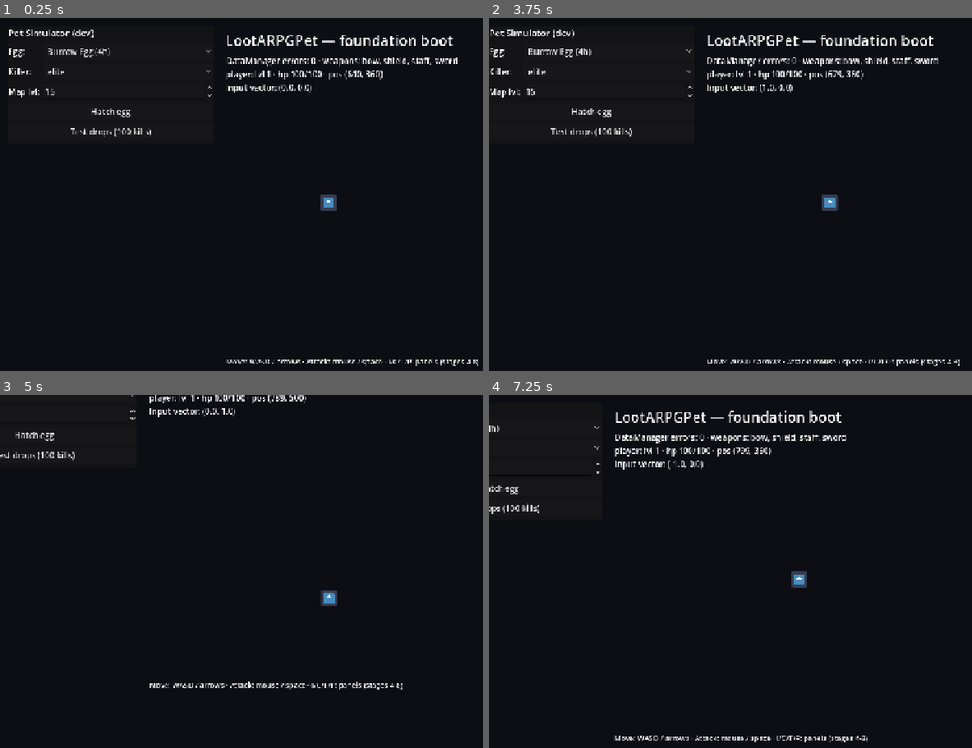
Above: before the commit, frames 1-4 (two rows, left to right).
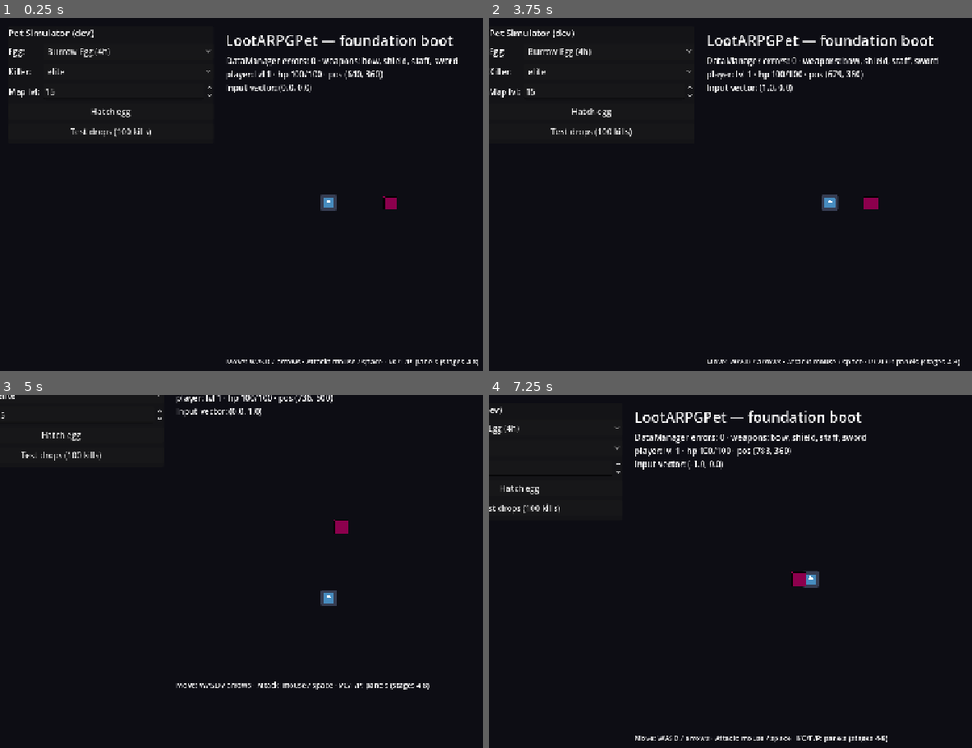
Above: after the commit, the same moments.

Repository: ben-kodbiz/godot_diablo
Game: Godot game, scene res://scenes/main/Main.tscn
The game is run twice, just before and just after one commit, with the same random seed, the same clock (stepped at 60 frames per second) and the same inputs. The engine's default icon, where the game draws it, is replaced by a stand-in: a white triangle on a blue panel in a dark square.
Inputs (mouse positions are in pixels of both pictures, inside the frame that each line leads up to):
- Up to frame 1 (0.25 s): no input
- Up to frame 2 (3.75 s): click "Burrow Egg (4h)" at 0.5 s; click "elite" at 1.25 s; click "Hatch egg" at 2 s; click "Test drops (100 kills)" at 2.75 s; tap Enter at 3.5 s; move the mouse to (962, 183) at 3.52 s; hold D (move_right) from 3.53 s (still down); click (962, 183) at 3.6 s
- Up to frame 3 (5 s): move the mouse to (198, 599) at 4.27 s; release D (move_right) at 4.28 s; hold S (move_down) from 4.28 s (still down); click (198, 599) at 4.35 s
- Up to frame 4 (7.25 s): move the mouse to (885, 497) at 5.02 s; release S (move_down) at 5.03 s; hold D (move_right) 5.03-5.78 s; click (885, 497) at 5.1 s; move the mouse to (783, 652) at 5.77 s; hold W (move_up) 5.78-6.53 s; click (783, 652) at 5.85 s; move the mouse to (outside the picture) at 6.52 s; hold A (move_left) from 6.53 s (still down); click (outside the picture) at 6.6 s

The runs differ from the first frame. In frame 1, less than 0.1% of the frame differs, in the area x 79-83%, y 50-55%; in frame 2, 0.1%; in frame 3, 1.9%; in frame 4, 3.7%, in the area x 0-83%, y 3-99%.

Commit message:
Combat scene integration: enemy, basic attack, kill→XP→drop flow

Diff:
--- /dev/null
+++ b/data/balance/combat.json
@@ -0,0 +1,24 @@
+{
+  "_schema_version": 1,
+  "crit": { "base_mult": 2.0 },
+  "armor": { "constant": 100.0 },
+  "variance": { "range": 0.1 },
+  "limits": { "min_damage": 1 },
+  "player_basic": {
+    "base_damage": 10.0,
+    "str_mult": 2.0,
+    "range_px": 48.0,
+    "cooldown_sec": 0.5
+  },
+  "enemy_scaling": {
+    "hp_per_level": 0.15,
+    "dmg_per_level": 0.08,
+    "xp_per_level": 0.1
+  },
+  "enemy_ai": {
+    "move_speed": 60.0,
+    "aggro_range": 300.0,
+    "hit_range": 30.0,
+    "contact_cooldown": 1.0
+  }
+}
--- a/data/enemies/enemies.json
+++ b/data/enemies/enemies.json
@@ -9,7 +9,12 @@
     "damage": 5,
     "armor": 0,
     "xp": 8,
-    "loot_table": "forest_common"
+    "loot_table": "forest_common",
+    "tint": [
+      0.3,
+      0.9,
+      0.3
+    ]
   },
   "forest_goblin": {
     "id": "forest_goblin",
@@ -20,7 +25,12 @@
     "damage": 8,
     "armor": 2,
     "xp": 10,
-    "loot_table": "forest_common"
+    "loot_table": "forest_common",
+    "tint": [
+      0.55,
+      0.8,
+      0.3
+    ]
   },
   "dire_wolf": {
     "id": "dire_wolf",
@@ -31,7 +41,12 @@
     "damage": 12,
     "armor": 3,
     "xp": 16,
-    "loot_table": "forest_common"
+    "loot_table": "forest_common",
+    "tint": [
+      0.5,
+      0.5,
+      0.6
+    ]
   },
   "goblin_brute": {
     "id": "goblin_brute",
@@ -42,7 +57,12 @@
     "damage": 18,
     "armor": 6,
     "xp": 45,
-    "loot_table": "forest_elite"
+    "loot_table": "forest_elite",
+    "tint": [
+      0.85,
+      0.45,
+      0.2
+    ]
   },
   "troll_shaman": {
     "id": "troll_shaman",
@@ -53,7 +73,12 @@
     "damage": 24,
     "armor": 4,
     "xp": 70,
-    "loot_table": "forest_elite"
+    "loot_table": "forest_elite",
+    "tint": [
+      0.6,
+      0.35,
+      0.85
+    ]
   },
   "forest_guardian": {
     "id": "forest_guardian",
@@ -75,6 +100,11 @@
         "health_threshold": 50,
         "behavior": "enraged"
       }
+    ],
+    "tint": [
+      0.9,
+      0.2,
+      0.45
     ]
   }
 }
--- /dev/null
+++ b/scenes/enemies/Enemy.tscn
@@ -0,0 +1,21 @@
+[gd_scene load_steps=4 format=3]
+
+[ext_resource type="Script" path="res://scripts/enemies/Enemy.gd" id="1"]
+
+[sub_resource type="PlaceholderTexture2D" id="PlaceholderTexture2D_1"]
+size = Vector2(28, 28)
+
+[sub_resource type="CircleShape2D" id="CircleShape2D_1"]
+radius = 11.0
+
+[node name="Enemy" type="CharacterBody2D"]
+collision_layer = 2
+collision_mask = 1
+script = ExtResource("1")
+
+[node name="Sprite2D" type="Sprite2D" parent="."]
+modulate = Color(0.9, 0.3, 0.3, 1)
+texture = SubResource("PlaceholderTexture2D_1")
+
+[node name="CollisionShape2D" type="CollisionShape2D" parent="."]
+shape = SubResource("CircleShape2D_1")
--- a/scenes/player/Player.tscn
+++ b/scenes/player/Player.tscn
@@ -8,6 +8,8 @@
 radius = 12.0
 
 [node name="Player" type="CharacterBody2D"]
+collision_layer = 1
+collision_mask = 2
 script = ExtResource("1")
 
 [node name="Sprite2D" type="Sprite2D" parent="."]
--- a/scripts/character/Player.gd
+++ b/scripts/character/Player.gd
@@ -7,11 +7,14 @@
 
 const InventoryManager = preload("res://scripts/inventory/InventoryManager.gd")
 const EquipmentManager = preload("res://scripts/equipment/EquipmentManager.gd")
+const DamageCalculator = preload("res://scripts/combat/DamageCalculator.gd")
 
 var stats: Node
 var inventory: RefCounted
 var equipment: RefCounted
 var _move_base := 200.0
+var _facing := Vector2.RIGHT
+var _attack_cd := 0.0
 
 
 func _ready() -> void:
@@ -31,8 +34,56 @@
 func _physics_process(_delta: float) -> void:
 	# InputMap actions only — no hard-coded keys (spec #65).
 	var dir := Input.get_vector("move_left", "move_right", "move_up", "move_down")
+	if dir != Vector2.ZERO:
+		_facing = dir.normalized()
+	_attack_cd = maxf(_attack_cd - _delta, 0.0)
 	velocity = dir * current_speed()
 	move_and_slide()
+	if Input.is_action_just_pressed("attack"):
+		try_attack()
+
+
+func set_facing(dir: Vector2) -> void:
+	if dir != Vector2.ZERO:
+		_facing = dir.normalized()
+
+
+## Basic melee swing: hits enemies (layer 2) within range in facing arc.
+## Returns per-enemy DamageResults ({} when on cooldown). Skill/weapon
+## execution integration arrives later; this is the basic attack only.
+func try_attack() -> Array:
+	var dm := get_node_or_null("/root/DataManager")
+	if dm == null or stats == null:
+		return []
+	var bal: Dictionary = dm.get_table("combat_balance")
+	var basic: Dictionary = bal.get("player_basic", {})
+	if _attack_cd > 0.0:
+		return []
+	_attack_cd = float(basic.get("cooldown_sec", 0.5))
+	var shape := CircleShape2D.new()
+	shape.radius = float(basic.get("range_px", 48.0))
+	var params := PhysicsShapeQueryParameters2D.new()
+	params.shape = shape
+	params.collision_mask = 2
+	params.exclude = [get_rid()]
+	params.transform = Transform2D(0.0, global_position + _facing * shape.radius * 0.5)
+	var hits: Array = get_world_2d().direct_space_state.intersect_shape(params)
+	var rng := get_node_or_null("/root/RNGManager")
+	var base: float = float(basic.get("base_damage", 10.0)) + stats.get_stat("str") * float(basic.get("str_mult", 2.0))
+	var out: Array = []
+	for hit in hits:
+		var collider: Variant = (hit as Dictionary).get("collider")
+		if collider is Node and (collider as Node).is_in_group("enemies") and (collider as Node).has_method("take_hit"):
+			var req := {
+				"base_damage": base, "damage_type": "physical",
+				"crit_chance_pct": stats.get_stat("critical_chance"),
+				"crit_damage_pct": stats.get_stat("critical_damage"),
+				"crit_roll": rng.random_float(0.0, 1.0) if rng != null else 1.0,
+				"variance_roll": rng.random_float(0.0, 1.0) if rng != null else 0.5,
+				"source": "player",
+			}
+			out.append((collider as Node).call("take_hit", req))
+	return out
 
 
 func current_speed() -> float:
--- /dev/null
+++ b/scripts/combat/DamageCalculator.gd
@@ -0,0 +1,41 @@
+extends RefCounted
+## DamageCalculator: the SINGLE place damage is computed (fixme.md §71).
+## Pure static math — no scenes, no UI, no RNG calls, no JSON access — so
+## combat tests run headless. Balance arrives as a parameter (callers pass
+## DataManager's combat_balance table); randomness enters only through
+## caller-supplied rolls (crit_roll, variance_roll ∈ 0..1, drawn from
+## RNGManager by the caller), keeping every result exactly reproducible.
+##
+## Formula (spec §42, constants in data/balance/combat.json):
+##   raw = base × skill × weapon × buff
+##   crit? raw ×= (crit_base + crit_damage_pct / 100)
+##   raw ×= (1 − variance + 2 × variance × variance_roll)
+##   amount = max(min_damage, round(raw × K / (K + armor)))
+
+
+static func calculate(request: Dictionary, balance: Dictionary) -> Dictionary:
+	var bal := balance
+	var raw := float(request.get("base_damage", 0))
+	raw *= float(request.get("skill_mult", 1.0))
+	raw *= float(request.get("weapon_mult", 1.0))
+	raw *= float(request.get("buff_mult", 1.0))
+	var critical := float(request.get("crit_roll", 1.0)) * 100.0 < float(request.get("crit_chance_pct", 0.0))
+	if critical:
+		var crit_base := float((bal.get("crit", {}) as Dictionary).get("base_mult", 2.0))
+		raw *= crit_base + float(request.get("crit_damage_pct", 0.0)) / 100.0
+	var variance := float((bal.get("variance", {}) as Dictionary).get("range", 0.1))
+	raw *= 1.0 - variance + 2.0 * variance * clampf(float(request.get("variance_roll", 0.5)), 0.0, 1.0)
+	var armor := maxf(float(request.get("armor", 0.0)), 0.0)
+	var constant := float((bal.get("armor", {}) as Dictionary).get("constant", 100.0))
+	var mitigated := raw * constant / (constant + armor)
+	var amount: int = maxi(int(round(mitigated)), int((bal.get("limits", {}) as Dictionary).get("min_damage", 1)))
+	return {
+		"amount": amount,
+		"raw": snappedf(raw, 0.01),
+		"damage_type": str(request.get("damage_type", "physical")),
+		"critical": critical,
+		"blocked": false,
+		"absorbed": false,
+		"source": str(request.get("source", "")),
+		"target": str(request.get("target", "")),
+	}
--- a/scripts/core/DataManager.gd
+++ b/scripts/core/DataManager.gd
@@ -21,6 +21,7 @@
 	"player_balance": "res://data/balance/player.json",
 	"skill_balance": "res://data/balance/skills.json",
 	"inventory_balance": "res://data/balance/inventory.json",
+	"combat_balance": "res://data/balance/combat.json",
 	"pets": "res://data/pets/pets.json",
 	"species": "res://data/pets/species.json",
 	"skills": "res://data/skills/skills.json",
@@ -44,6 +45,7 @@
 	"player_balance": [],
 	"skill_balance": [],
 	"inventory_balance": [],
+	"combat_balance": [],
 	"pets": ["id", "rarity", "bonuses"],
 	"species": ["id", "name", "wild_pool", "rarity_weights"],
 	"skills": ["id", "name", "family", "unlock_level"],
--- a/scripts/core/DataValidator.gd
+++ b/scripts/core/DataValidator.gd
@@ -84,6 +84,7 @@
 	validate_balance_player(bal_player, stats)
 	validate_balance_skills(bal_skills, bal_player)
 	validate_balance_inventory(_data.get_table("inventory_balance"))
+	validate_balance_combat(_data.get_table("combat_balance"))
 	if not features.is_empty():
 		validate_features(features)
 	return _errors.is_empty()
@@ -378,6 +379,13 @@
 			var pd := phase as Dictionary
 			if not _is_num(pd.get("health_threshold", -1)) or float(pd.get("health_threshold", -1)) < 0.0 or float(pd.get("health_threshold", -1)) > 100.0:
 				_err("enemies", str(key), "phases", "health_threshold must be within 0..100.")
+		if e.has("tint"):
+			var tint: Array = e.get("tint", [])
+			if tint.size() != 3:
+				_err("enemies", str(key), "tint", "Must be [r, g, b].")
+			for c in tint:
+				if not _is_num(c) or float(c) < 0.0 or float(c) > 1.0:
+					_err("enemies", str(key), "tint", "Channels must be within 0..1.")
 	return _errors.size() == before
 
 
@@ -539,6 +547,30 @@
 	return _errors.size() == before
 
 
+func validate_balance_combat(table: Dictionary) -> bool:
+	var before := _errors.size()
+	var crit: Dictionary = table.get("crit", {})
+	if not _is_num(crit.get("base_mult", 0)) or float(crit.get("base_mult", 0)) < 1.0:
+		_err("combat_balance", "crit", "base_mult", "Must be >= 1.0.")
+	var armor: Dictionary = table.get("armor", {})
+	if not _is_num(armor.get("constant", 0)) or float(armor.get("constant", 0)) <= 0.0:
+		_err("combat_balance", "armor", "constant", "Must be > 0.")
+	var variance: Dictionary = table.get("variance", {})
+	if not _is_num(variance.get("range", -1)) or float(variance.get("range", -1)) < 0.0 or float(variance.get("range", -1)) > 1.0:
+		_err("combat_balance", "variance", "range", "Must be within 0..1.")
+	var limits: Dictionary = table.get("limits", {})
+	if not _is_int_like(limits.get("min_damage", 0)) or int(limits.get("min_damage", 0)) < 1:
+		_err("combat_balance", "limits", "min_damage", "Must be an integer >= 1.")
+	for section in ["player_basic", "enemy_scaling", "enemy_ai"]:
+		var sd: Dictionary = table.get(section, {})
+		if sd.is_empty():
+			_err("combat_balance", "(root)", section, "Section missing.")
+		for field in sd.keys():
+			if not _is_num(sd[field]) or float(sd[field]) < 0.0:
+				_err("combat_balance", section, str(field), "Must be a number >= 0.")
+	return _errors.size() == before
+
+
 func validate_features(flags: Dictionary) -> bool:
 	var before := _errors.size()
 	for key in flags.keys():
--- /dev/null
+++ b/scripts/enemies/Enemy.gd
@@ -0,0 +1,121 @@
+extends CharacterBody2D
+## Enemy: generic definition-driven foe (spec §31). setup() loads its JSON
+## definition + level scaling (data/balance/combat.json); the scene never
+## hard-codes a species. take_hit() runs DamageCalculator with own armor;
+## die() emits died + EventBus.enemy_killed. Basic chase/contact AI only —
+## BehaviorController strategies arrive with the enemy stage.
+## Instance state (level, HP, position) is runtime; the definition is read-only.
+
+signal died(enemy: Node)
+
+const DamageCalculator = preload("res://scripts/combat/DamageCalculator.gd")
+
+var enemy_id := ""
+var tier := "normal"
+var level := 1
+var max_hp := 1
+var current_hp := 1
+var damage := 0.0
+var armor := 0.0
+var xp_reward := 0
+
+var _contact_cd := 0.0
+var _ai := {"move_speed": 60.0, "aggro_range": 300.0, "hit_range": 30.0, "contact_cooldown": 1.0}
+
+
+func setup(def_id: String, at_level: int) -> bool:
+	var dm := get_node_or_null("/root/DataManager")
+	if dm == null:
+		push_error("Enemy: DataManager missing.")
+		return false
+	var def: Dictionary = dm.get_enemy(def_id)
+	if def.is_empty():
+		return false
+	var bal: Dictionary = dm.get_table("combat_balance")
+	var scaling: Dictionary = bal.get("enemy_scaling", {})
+	var steps := maxi(at_level - int(def.get("base_level", 1)), 0)
+	enemy_id = def_id
+	tier = str(def.get("tier", "normal"))
+	level = maxi(at_level, 1)
+	max_hp = int(round(float(def.get("health", 10)) * (1.0 + float(scaling.get("hp_per_level", 0.15)) * steps)))
+	current_hp = max_hp
+	damage = float(def.get("damage", 1)) * (1.0 + float(scaling.get("dmg_per_level", 0.08)) * steps)
+	armor = float(def.get("armor", 0))
+	xp_reward = int(round(float(def.get("xp", 0)) * (1.0 + float(scaling.get("xp_per_level", 0.1)) * steps)))
+	_ai = (bal.get("enemy_ai", _ai) as Dictionary).duplicate()
+	var tint: Array = def.get("tint", [0.9, 0.3, 0.3])
+	if tint.size() == 3 and has_node("Sprite2D"):
+		($Sprite2D as Sprite2D).modulate = Color(float(tint[0]), float(tint[1]), float(tint[2]))
+	add_to_group("enemies")
+	return true
+
+
+func _physics_process(delta: float) -> void:
+	_contact_cd = maxf(_contact_cd - delta, 0.0)
+	var player := _find_player()
+	if player == null:
+		return
+	var to: Vector2 = (player as Node2D).global_position - global_position
+	if to.length() > float(_ai.get("aggro_range", 300.0)):
+		velocity = Vector2.ZERO
+		move_and_slide()
+		return
+	if to.length() > float(_ai.get("hit_range", 30.0)):
+		velocity = to.normalized() * float(_ai.get("move_speed", 60.0))
+	else:
+		velocity = Vector2.ZERO
+		_try_contact(player)
+	move_and_slide()
+
+
+func _find_player() -> Node:
+	var players := get_tree().get_nodes_in_group("player")
+	return players[0] if not players.is_empty() else null
+
+
+## Attacker passes a partial DamageRequest (base/skill/crit/rolls/source);
+## armor, damage_type default, and target are filled here.
+func take_hit(request: Dictionary) -> Dictionary:
+	var dm := get_node_or_null("/root/DataManager")
+	var bal := (dm.get_table("combat_balance") as Dictionary) if dm != null else {}
+	var req := (request as Dictionary).duplicate()
+	req["armor"] = armor
+	req["target"] = enemy_id
+	var result: Dictionary = DamageCalculator.calculate(req, bal)
+	current_hp = maxi(current_hp - int(result["amount"]), 0)
+	if current_hp <= 0:
+		die()
+	return result
+
+
+func _try_contact(player: Node) -> void:
+	if _contact_cd > 0.0:
+		return
+	_contact_cd = float(_ai.get("contact_cooldown", 1.0))
+	var stats = (player as Node).get_node_or_null("CharacterStats")
+	if stats == null:
+		return
+	var rng := get_node_or_null("/root/RNGManager")
+	var req := {
+		"base_damage": damage, "damage_type": "physical",
+		"crit_chance_pct": 0.0, "crit_roll": 1.0,
+		"variance_roll": rng.random_float(0.0, 1.0) if rng != null else 0.5,
+		"armor": float(stats.get_stat("armor")),
+		"source": enemy_id, "target": "player",
+	}
+	var dm := get_node_or_null("/root/DataManager")
+	var bal := (dm.get_table("combat_balance") as Dictionary) if dm != null else {}
+	var result: Dictionary = DamageCalculator.calculate(req, bal)
+	stats.take_damage(float(result["amount"]))
+
+
+func die() -> void:
+	var bus := get_node_or_null("/root/EventBus")
+	if bus != null:
+		bus.enemy_killed.emit(enemy_id, level)
+	died.emit(self)
+	queue_free()
+
+
+func is_alive() -> bool:
+	return current_hp > 0
--- a/scripts/main/Main.gd
+++ b/scripts/main/Main.gd
@@ -5,8 +5,12 @@
 
 const LootSimulatorPanel = preload("res://scripts/ui/LootSimulatorPanel.gd")
 const PetSimulatorPanel = preload("res://scripts/ui/PetSimulatorPanel.gd")
+const EnemyScene = preload("res://scenes/enemies/Enemy.tscn")
+const LootGen = preload("res://scripts/loot/LootGenerator.gd")
+const PetGen = preload("res://scripts/pets/PetGenerator.gd")
 
 var _info: Label
+var last_drops: Array = [] # dev introspection: [{enemy, item, egg}].
 
 
 func _ready() -> void:
@@ -35,8 +39,46 @@
 	if OS.is_debug_build():
 		add_child(PetSimulatorPanel.new())
 		add_child(LootSimulatorPanel.new())
+		_spawn_training_dummy()
 
 	_refresh_status()
+
+
+## Debug-only target dummy: one goblin to swing at until maps spawn enemies.
+func _spawn_training_dummy() -> void:
+	var dummy = EnemyScene.instantiate()
+	dummy.position = Vector2(760, 360)
+	register_enemy(dummy, "forest_goblin", 1)
+
+
+## World-owned enemy registration (MapManager takes this over later):
+## definition setup, death → XP + placeholder drops.
+func register_enemy(enemy: Node, def_id: String, level: int) -> bool:
+	add_child(enemy) # in-tree before setup: setup() uses absolute lookups.
+	if not enemy.call("setup", def_id, level):
+		enemy.queue_free()
+		return false
+	enemy.connect("died", _on_enemy_died)
+	return true
+
+
+func _on_enemy_died(enemy: Node) -> void:
+	var player := get_node_or_null("Player")
+	if player != null:
+		player.stats.add_xp(int(enemy.get("xp_reward")))
+	# Placeholder drop hookup until the loot-table contract stage (TASK 17/18):
+	# random base at enemy level + tier egg roll.
+	var lootgen: RefCounted = LootGen.new(RNGManager, DataManager)
+	var petgen: RefCounted = PetGen.new(RNGManager, DataManager)
+	var bases: Array = (DataManager.get_table("equipment") as Dictionary).keys()
+	bases.sort()
+	var item: Dictionary = lootgen.generate_item(
+		str(bases[RNGManager.random_int(0, bases.size() - 1)]), int(enemy.get("level")))
+	var egg_id: String = petgen.roll_egg_drop(str(enemy.get("tier")), int(enemy.get("level")))
+	last_drops.append({"enemy": enemy.get("enemy_id"), "item": item, "egg": egg_id})
+	print("DROP: %s (lvl %d) → %s + egg '%s'" % [
+		enemy.get("enemy_id"), enemy.get("level"),
+		item.get("name", "?"), egg_id if egg_id != "" else "(none)"])
 
 
 func _process(_delta: float) -> void:
--- /dev/null
+++ b/tests/combat/combat_check.gd
@@ -0,0 +1,101 @@
+extends SceneTree
+## Headless combat check (fixme.md TASK 13 acceptance).
+## Usage: --script res://tests/combat/combat_check.gd
+## Covers the damage formula end to end: multipliers, crit math, armor
+## mitigation curve, variance determinism, min-damage floor, result shape.
+## Prints COMBAT CHECK: PASS on success.
+
+const DataScript = preload("res://scripts/core/DataManager.gd")
+const CalcScript = preload("res://scripts/combat/DamageCalculator.gd")
+
+
+func _init() -> void:
+	var failures: Array[String] = []
+	var data: Node = DataScript.new()
+	data.load_all()
+	if data.has_errors():
+		for e in data.get_errors():
+			printerr(e)
+		data.free()
+		quit(2)
+		return
+	var bal: Dictionary = data.get_table("combat_balance")
+	var base := {
+		"base_damage": 100.0, "skill_mult": 1.0, "weapon_mult": 1.0,
+		"buff_mult": 1.0, "crit_chance_pct": 0.0, "crit_damage_pct": 0.0,
+		"crit_roll": 1.0, "variance_roll": 0.5, "armor": 0.0,
+		"damage_type": "physical", "source": "player", "target": "goblin",
+	}
+
+	# 1. Naked hit: 100 base, no armor, neutral variance → 100.
+	var r: Dictionary = CalcScript.calculate(base, bal)
+	if int(r["amount"]) != 100 or bool(r["critical"]):
+		failures.append("naked hit %s" % r)
+
+	# 2. Multiplier chain: 100 × 1.5 skill × 1.2 weapon × 2 buff = 360.
+	var chained := base.duplicate()
+	chained["skill_mult"] = 1.5
+	chained["weapon_mult"] = 1.2
+	chained["buff_mult"] = 2.0
+	r = CalcScript.calculate(chained, bal)
+	if int(r["amount"]) != 360:
+		failures.append("multiplier chain %d, want 360" % r["amount"])
+
+	# 3. Crit: 5% roll vs 50% chance, +50% crit damage → 100 × 2.5 = 250.
+	var crit := base.duplicate()
+	crit["crit_chance_pct"] = 50.0
+	crit["crit_roll"] = 0.05
+	crit["crit_damage_pct"] = 50.0
+	r = CalcScript.calculate(crit, bal)
+	if not bool(r["critical"]) or int(r["amount"]) != 250:
+		failures.append("crit %s" % r)
+	crit["crit_roll"] = 0.75
+	r = CalcScript.calculate(crit, bal)
+	if bool(r["critical"]) or int(r["amount"]) != 100:
+		failures.append("non-crit %s" % r)
+
+	# 4. Armor curve K=100: 100 armor halves, 300 quarters (of 100 base).
+	var armored := base.duplicate()
+	armored["armor"] = 100.0
+	r = CalcScript.calculate(armored, bal)
+	if int(r["amount"]) != 50:
+		failures.append("armor100 %d, want 50" % r["amount"])
+	armored["armor"] = 300.0
+	r = CalcScript.calculate(armored, bal)
+	if int(r["amount"]) != 25:
+		failures.append("armor300 %d, want 25" % r["amount"])
+
+	# 5. Variance determinism: rolls 0.0/1.0 with range 0.1 → 90/110.
+	var low := base.duplicate()
+	low["variance_roll"] = 0.0
+	var high := base.duplicate()
+	high["variance_roll"] = 1.0
+	var rl: Dictionary = CalcScript.calculate(low, bal)
+	var rh: Dictionary = CalcScript.calculate(high, bal)
+	if int(rl["amount"]) != 90 or int(rh["amount"]) != 110:
+		failures.append("variance %d/%d, want 90/110" % [rl["amount"], rh["amount"]])
+	if int(CalcScript.calculate(base, bal)["amount"]) != int(CalcScript.calculate(base, bal)["amount"]):
+		failures.append("same input diverged")
+
+	# 6. Min-damage floor: 1 base vs 10000 armor still deals ≥ 1.
+	var chip := base.duplicate()
+	chip["base_damage"] = 1.0
+	chip["armor"] = 10000.0
+	r = CalcScript.calculate(chip, bal)
+	if int(r["amount"]) < 1:
+		failures.append("damage floor broken: %d" % r["amount"])
+
+	# 7. Result shape (§72): all consumer fields present.
+	for field in ["amount", "raw", "damage_type", "critical", "blocked", "absorbed", "source", "target"]:
+		if not r.has(field):
+			failures.append("result missing '%s'" % field)
+
+	data.free()
+	if failures.is_empty():
+		print("COMBAT CHECK: PASS")
+		quit(0)
+	else:
+		printerr("COMBAT CHECK: FAIL")
+		for f in failures.slice(0, 20):
+			printerr("  " + f)
+		quit(1)
--- /dev/null
+++ b/tests/integration/combat_flow_check.gd
@@ -0,0 +1,69 @@
+extends SceneTree
+## Headless combat flow check (fixme.md TASK 14 acceptance).
+## Usage: --script res://tests/integration/combat_flow_check.gd
+## Uses the real Main scene: training dummy → player attacks → HP falls →
+## death → enemy_killed signal + XP + recorded drop. Prints COMBAT FLOW: PASS.
+
+func _init() -> void:
+	_run()
+
+
+func _run() -> void:
+	var failures: Array[String] = []
+	await physics_frame
+	await physics_frame
+	await physics_frame
+	var main = load("res://scenes/main/Main.tscn").instantiate()
+	root.add_child(main)
+	await physics_frame
+	await physics_frame
+	var player = main.get_node_or_null("Player")
+	if player == null:
+		printerr("COMBAT FLOW: FAIL")
+		printerr("  no Player in Main")
+		quit(1)
+		return
+	var stats = player.get_node("CharacterStats")
+	var dummies := []
+	for child in main.get_children():
+		if child.is_in_group("enemies"):
+			dummies.append(child)
+	if dummies.is_empty():
+		failures.append("no training dummy spawned")
+		_finish(main, failures)
+		return
+	var dummy = dummies[0]
+	var kills := [0]
+	root.get_node("EventBus").enemy_killed.connect(func(_id: String, _lvl: int) -> void: kills[0] += 1)
+	var xp0: int = stats.xp
+	# Walk up and swing until it dies (cooldown forced for speed).
+	player.position = (dummy as Node2D).position + Vector2(-40, 0)
+	player.set_facing(Vector2.RIGHT)
+	var swings := 0
+	while is_instance_valid(dummy) and swings < 200:
+		player._attack_cd = 0.0
+		player.try_attack()
+		swings += 1
+		await physics_frame
+	await physics_frame
+	if is_instance_valid(dummy) and (dummy as Node).call("is_alive"):
+		failures.append("dummy survived 200 swings")
+	if kills[0] != 1:
+		failures.append("enemy_killed emitted %d times" % kills[0])
+	if stats.level == 1 and stats.xp <= xp0:
+		failures.append("no XP awarded (xp=%d lvl=%d)" % [stats.xp, stats.level])
+	if (main.last_drops as Array).is_empty():
+		failures.append("no drop recorded")
+	_finish(main, failures)
+
+
+func _finish(main: Node, failures: Array) -> void:
+	main.queue_free()
+	if failures.is_empty():
+		print("COMBAT FLOW: PASS")
+		quit(0)
+	else:
+		printerr("COMBAT FLOW: FAIL")
+		for f in failures.slice(0, 20):
+			printerr("  " + f)
+		quit(1)
Not shown, changed: AGENTS.md
Not shown, changed: docs/ARCHITECTURE.md
Not shown, changed: docs/DATA_SCHEMA.md
